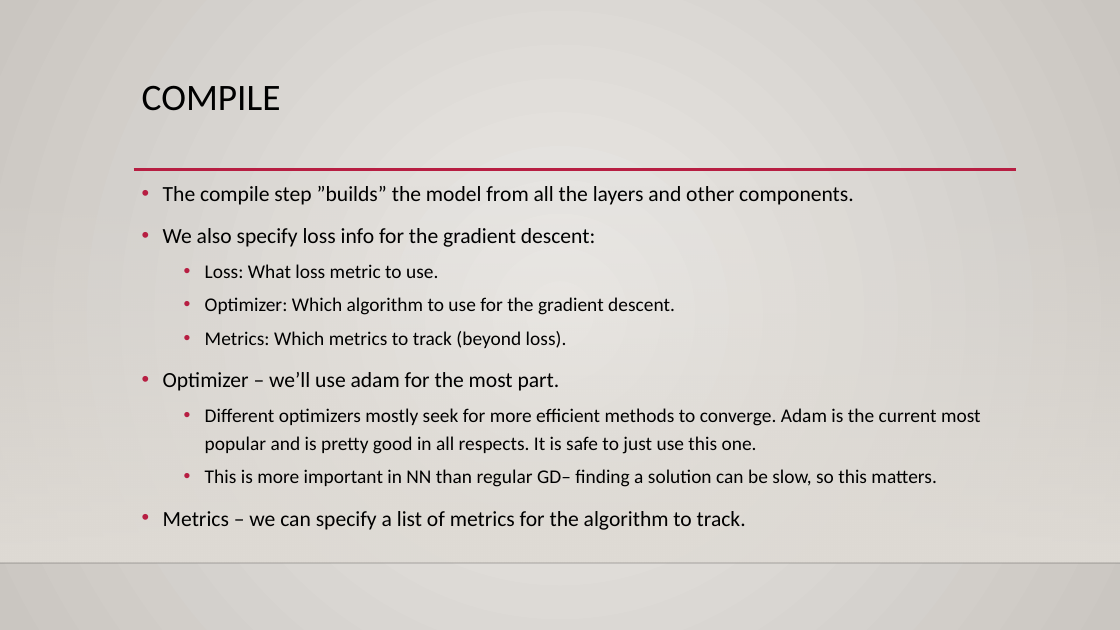
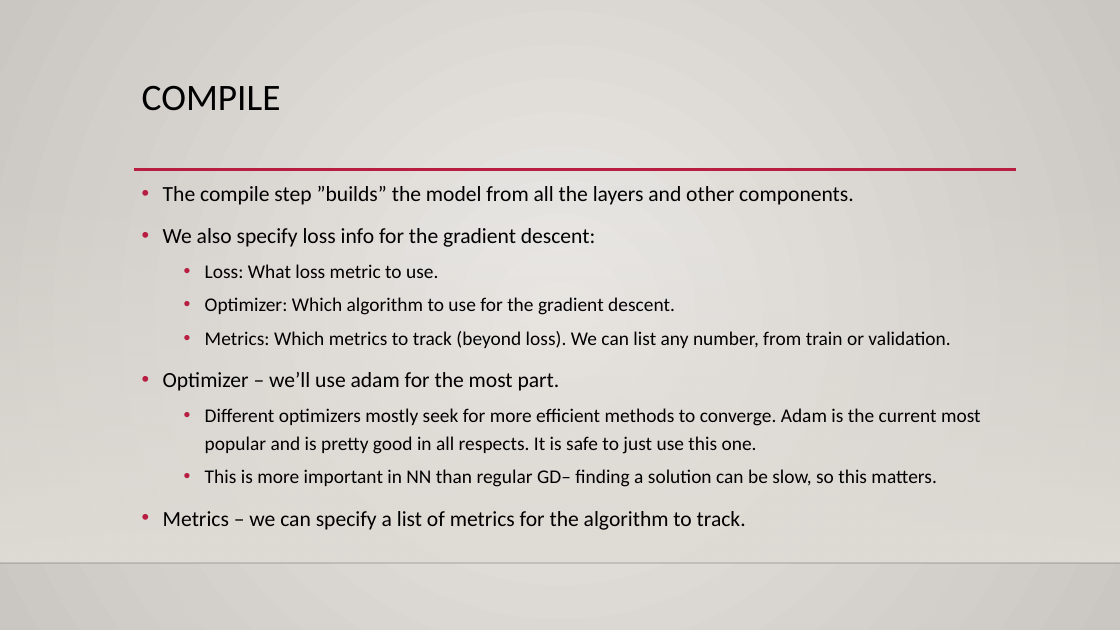
Before and after one commit to AkeemSemperDataScience/Intro_to_Machine_Learning_Students, a slide deck: slide 20 of reference_content/Slides/keras_intro.pptx (slide 14 before the commit). Drawn at 1120x630 pixels with LibreOffice and Linux fonts; fonts in the diff are those of the drawing; background and template pictures are left out. Boxes give left, top, right and bottom in pixels: in the first picture for what was removed or moved away, otherwise in the second. Text is boxed around its words. In the diff, an @@ line names an element or a change of style, - is before the commit and + after.

```diff
--- a/reference_content/Slides/keras_intro.pptx
+++ b/reference_content/Slides/keras_intro.pptx
@@ text at [205, 331, 950, 348]: text changed @@
-  • Metrics: Which metrics to track (beyond loss).
+  • Metrics: Which metrics to track (beyond loss). We can list any number, from train or validation.
```
Also in this commit, not shown: 10 other slides changed, 10 slides added, 3 other files.
